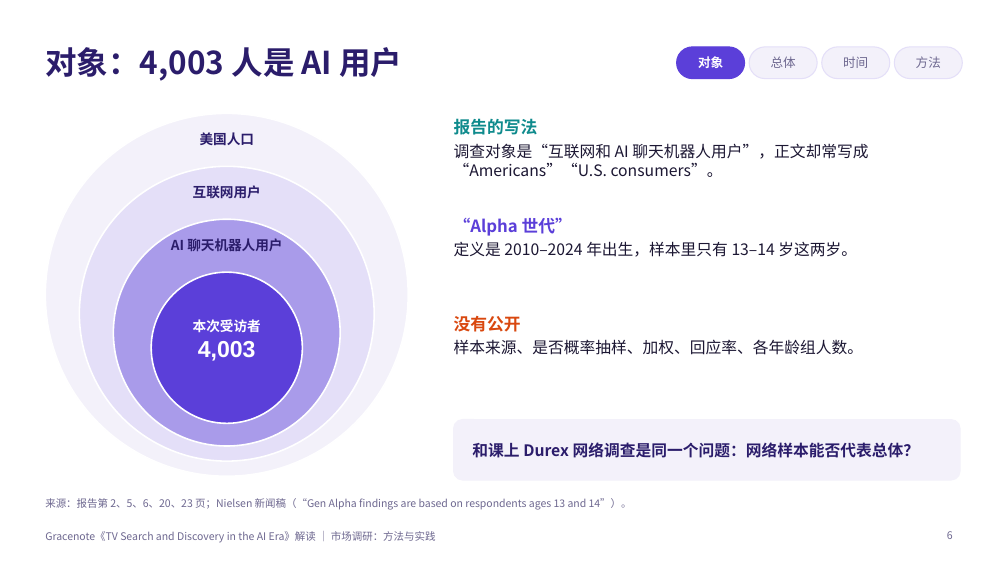
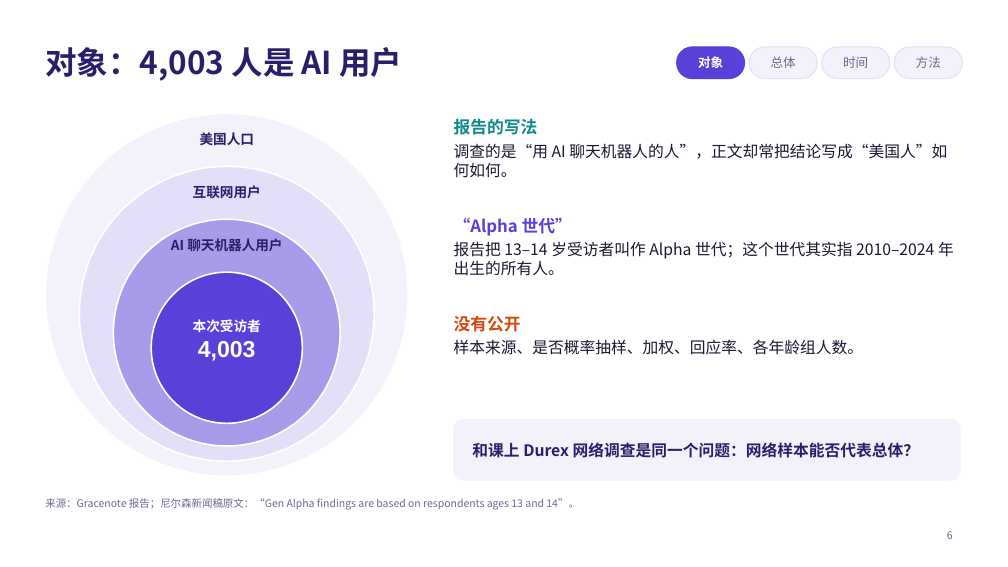
Before and after one commit to jayleo113/ppt, a slide deck: slide 6 of Gracenote_AI报告解读_课堂分享.pptx. Drawn at 1008x567 pixels with LibreOffice and Linux fonts; fonts in the diff are those of the drawing. Boxes give left, top, right and bottom in pixels: in the first picture for what was removed or moved away, otherwise in the second. Text is boxed around its words. In the diff, an @@ line names an element or a change of style, - is before the commit and + after.

```diff
--- a/Gracenote_AI报告解读_课堂分享.pptx
+++ b/Gracenote_AI报告解读_课堂分享.pptx
@@ text at (454, 143, 947, 178): text changed @@
-调查对象是“互联网和 AI 聊天机器人用户”，正文却常写成 “Americans”“U.S. consumers”。
+调查的是“用 AI 聊天机器人的人”，正文却常把结论写成“美国人”如何如何。
@@ text at (454, 241, 954, 276): text changed @@
-定义是 2010–2024 年出生，样本里只有 13–14 岁这两岁。
+报告把 13–14 岁受访者叫作 Alpha 世代；这个世代其实指 2010–2024 年出生的所有人。
@@ text at (45, 498, 579, 510): text changed @@
-来源：报告第 2、5、6、20、23 页；Nielsen 新闻稿（“Gen Alpha findings are based on respondents ages 13 and 14”）。
+来源：Gracenote 报告；尼尔森新闻稿原文：“Gen Alpha findings are based on respondents ages 13 and 14”。
@@ text removed at (45, 531, 436, 543) @@
-Gracenote《TV Search and Discovery in the AI Era》解读 ｜ 市场调研：方法与实践
```
Also in this commit, not shown: 11 other slides changed, 4 other files.
